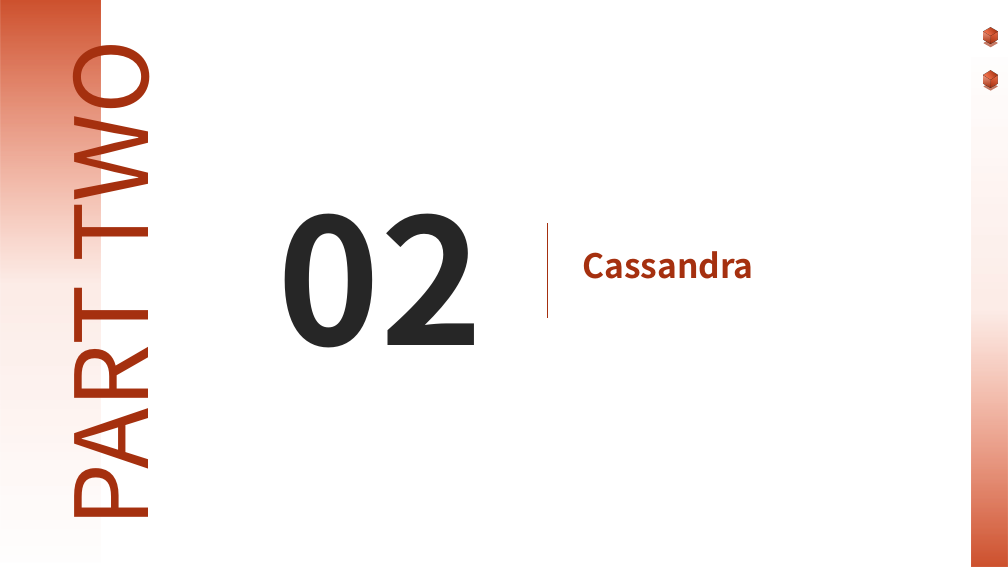
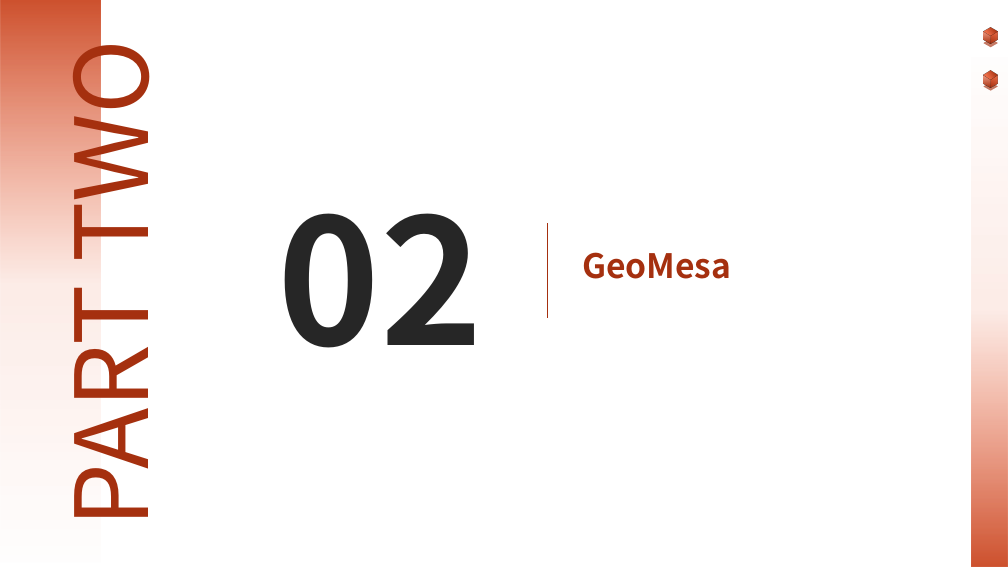
Before and after one commit to linkongluyin/linkongluyin, a slide deck: slide 8 of LearningPPT/1-2302250ZU6.pptx (slide 12 before the commit). Drawn at 1008x567 pixels with LibreOffice and Linux fonts; fonts in the diff are those of the drawing. Boxes give left, top, right and bottom in pixels: in the first picture for what was removed or moved away, otherwise in the second. Text is boxed around its words. In the diff, an @@ line names an element or a change of style, - is before the commit and + after.

```diff
--- a/LearningPPT/1-2302250ZU6.pptx
+++ b/LearningPPT/1-2302250ZU6.pptx
@@ text at [582, 252, 731, 279]: text changed @@
-Cassandra
+GeoMesa
```
Also in this commit, not shown: 1 other slide changed, 14 slides added, 16 slides removed, 23 other files.
